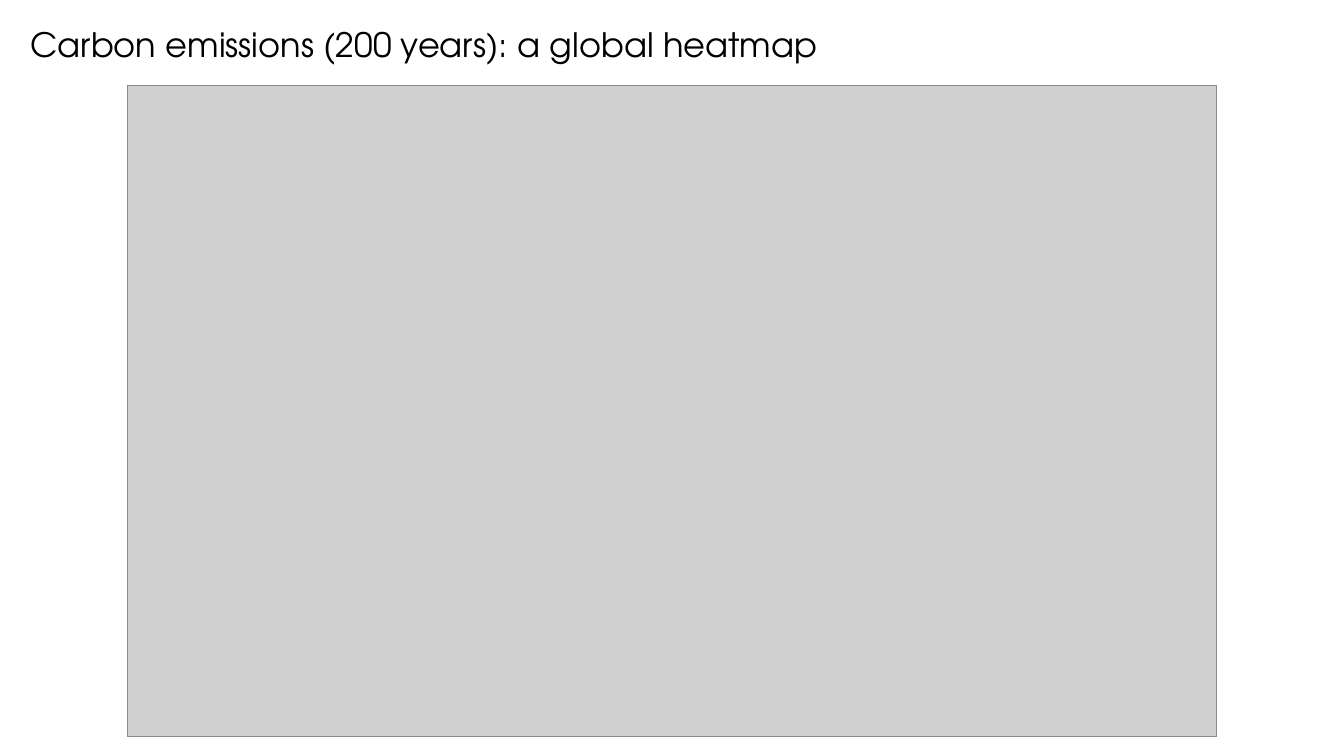
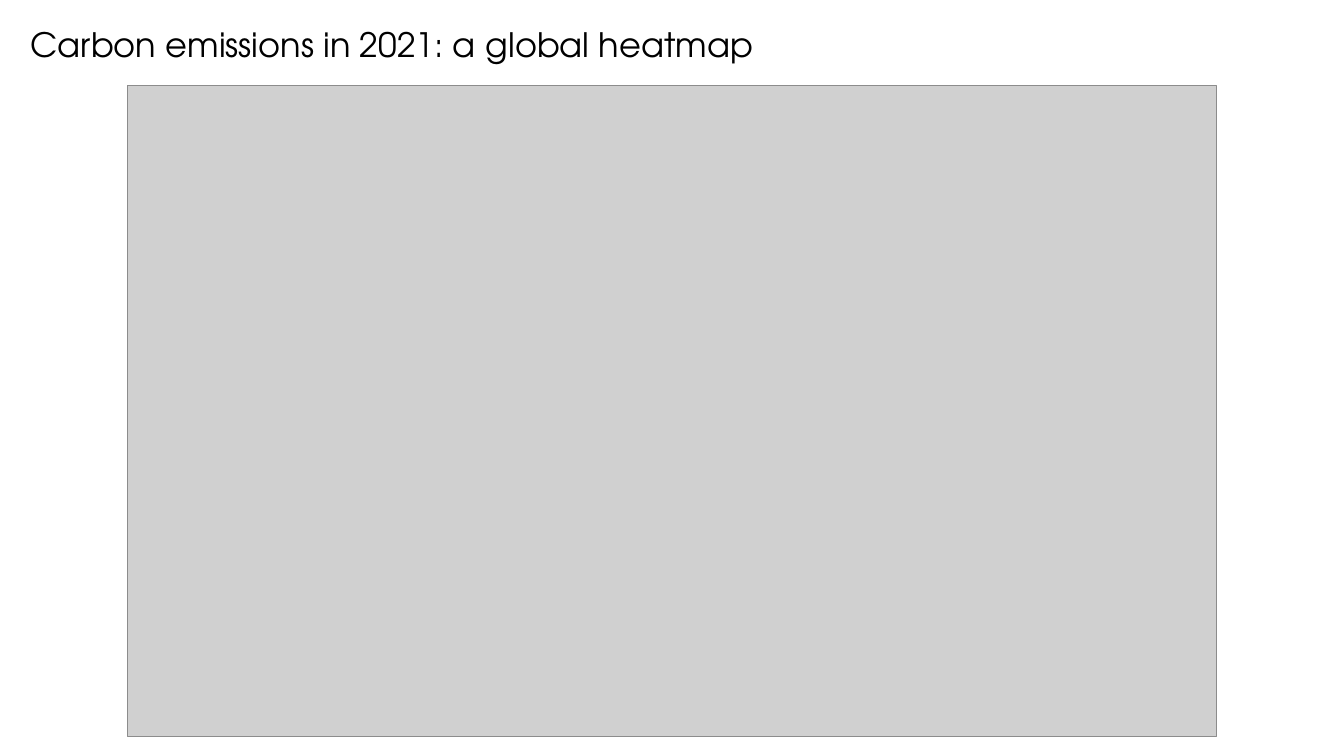
Before and after one commit to danilogiarlini/Global-CO2-Emission-Forecasting, a slide deck: slide 4 of Visualization/GlobalCO2Emission.pptx. Drawn at 1344x756 pixels with LibreOffice and Linux fonts; fonts in the diff are those of the drawing; grey boxes stand for pictures. Boxes give left, top, right and bottom in pixels: in the first picture for what was removed or moved away, otherwise in the second. Text is boxed around its words. In the diff, an @@ line names an element or a change of style, - is before the commit and + after.

```diff
--- a/Visualization/GlobalCO2Emission.pptx
+++ b/Visualization/GlobalCO2Emission.pptx
@@ text at (31, 31, 753, 65): text changed @@
-Carbon emissions (200 years): a global heatmap
+Carbon emissions in 2021: a global heatmap
```
Also in this commit, not shown: 2 other slides changed, 3 other files.
